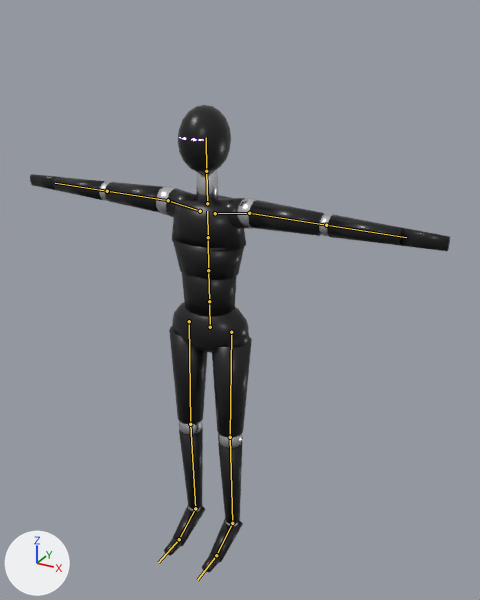
The glTF model assets/pilgrim/pilgrim.glb: old version first, new version second.
Camera for both pictures: a 50 mm camera at (1.147, -1.859, 2.023) aimed at (0.14, -0.028, 1.108). Every picture has the same lights, and +X, +Y and +Z are marked at lower left. The older version comes first. The bones that change, and the others that lie on the model, are drawn over the model as lines.

Objects in the first picture: 'Body'.
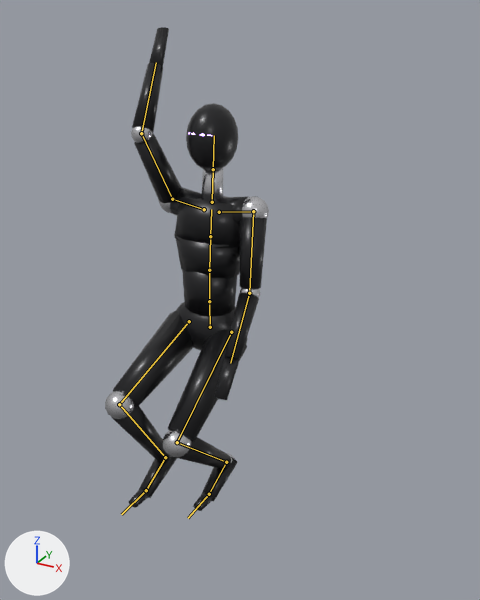
The newer file adds an action. The first version stands in its rest pose; the second is drawn at frame 4 of the action 'strike_down'.

Changed parts and their boxes (x1, y1, x2, y2) in the pictures (480 x 600 px):
'Body', posed (61% narrower)
    before: (30, 105, 450, 572)
    after: (105, 27, 269, 511)
bone 'LeftUpperLeg', root to tip
    before: (231, 332) to (230, 437)
    after: (231, 332) to (177, 442)
bone 'LeftLowerLeg', root to tip
    before: (230, 437) to (232, 523)
    after: (177, 442) to (226, 462)
bone 'LeftFoot', root to tip
    before: (232, 523) to (216, 555)
    after: (226, 462) to (209, 494)
bone 'RightUpperLeg', root to tip
    before: (189, 321) to (190, 424)
    after: (189, 321) to (119, 404)
bone 'RightLowerLeg', root to tip
    before: (190, 424) to (195, 508)
    after: (119, 404) to (165, 457)
bone 'RightFoot', root to tip
    before: (195, 508) to (179, 539)
    after: (165, 457) to (146, 490)
bone 'Spine', root to tip
    before: (209, 301) to (208, 270)
    after: (209, 301) to (209, 270)
bone 'Chest', root to tip
    before: (208, 270) to (208, 237)
    after: (209, 270) to (210, 236)
bone 'LeftUpperArm', root to tip
    before: (249, 213) to (326, 225)
    after: (253, 211) to (249, 293)
bone 'LeftLowerArm', root to tip
    before: (326, 225) to (406, 237)
    after: (249, 293) to (230, 363)
bone 'RightUpperArm', root to tip
    before: (168, 200) to (107, 191)
    after: (172, 199) to (141, 133)
bone 'RightLowerArm', root to tip
    before: (107, 191) to (55, 183)
    after: (141, 133) to (156, 62)

What the commit changed:
Bone 'LeftUpperLeg' (bone_leftupperleg) turns from (0, 0, 0) to (-54, 0, 0) degrees about its own x, y and z.
Bone 'LeftLowerLeg' (bone_leftlowerleg) turns from (0, 0, 0) to (100, 0, 0) degrees about its own x, y and z.
Bone 'LeftFoot' (bone_leftfoot) turns from (0, 0, 0) to (-46, 0, 0) degrees about its own x, y and z.
Bone 'RightUpperLeg' (bone_rightupperleg) turns from (0, 0, 0) to (-72, 0, 0) degrees about its own x, y and z.
Bone 'RightLowerLeg' (bone_rightlowerleg) turns from (0, 0, 0) to (103, 0, 0) degrees about its own x, y and z.
Bone 'RightFoot' (bone_rightfoot) turns from (0, 0, 0) to (-31, 0, 0) degrees about its own x, y and z.
Bone 'Spine' (bone_spine) turns from (0, 0, 0) to (-3, 0, 0) degrees about its own x, y and z.
Bone 'Chest' (bone_chest) turns from (0, 0, 0) to (-3, 0, 0) degrees about its own x, y and z.
Bone 'LeftUpperArm' (bone_leftupperarm) turns from (0, 0, 0) to (-84, -11, 0) degrees about its own x, y and z.
Bone 'LeftLowerArm' (bone_leftlowerarm) turns from (0, 0, 0) to (1, -3, -30) degrees about its own x, y and z.
Bone 'RightUpperArm' (bone_rightupperarm) turns from (0, 0, 0) to (-84, 148, 0) degrees about its own x, y and z.
Bone 'RightLowerArm' (bone_rightlowerarm) turns from (0, 0, 0) to (3, 5, 59) degrees about its own x, y and z.
